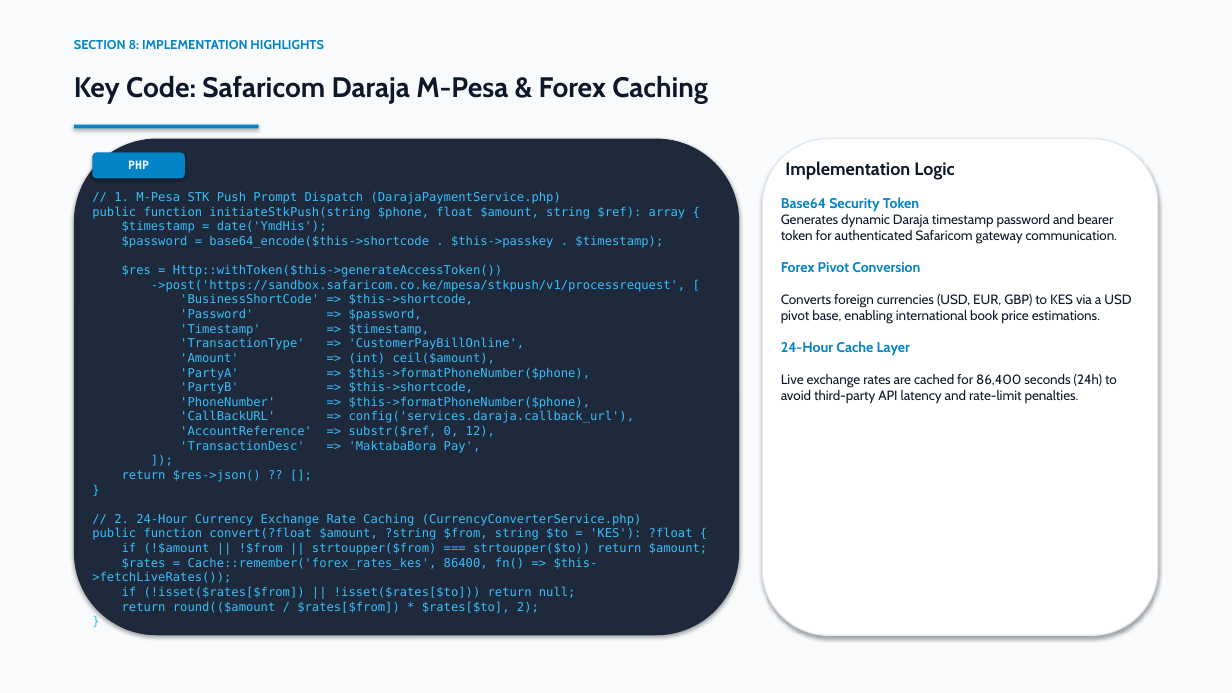
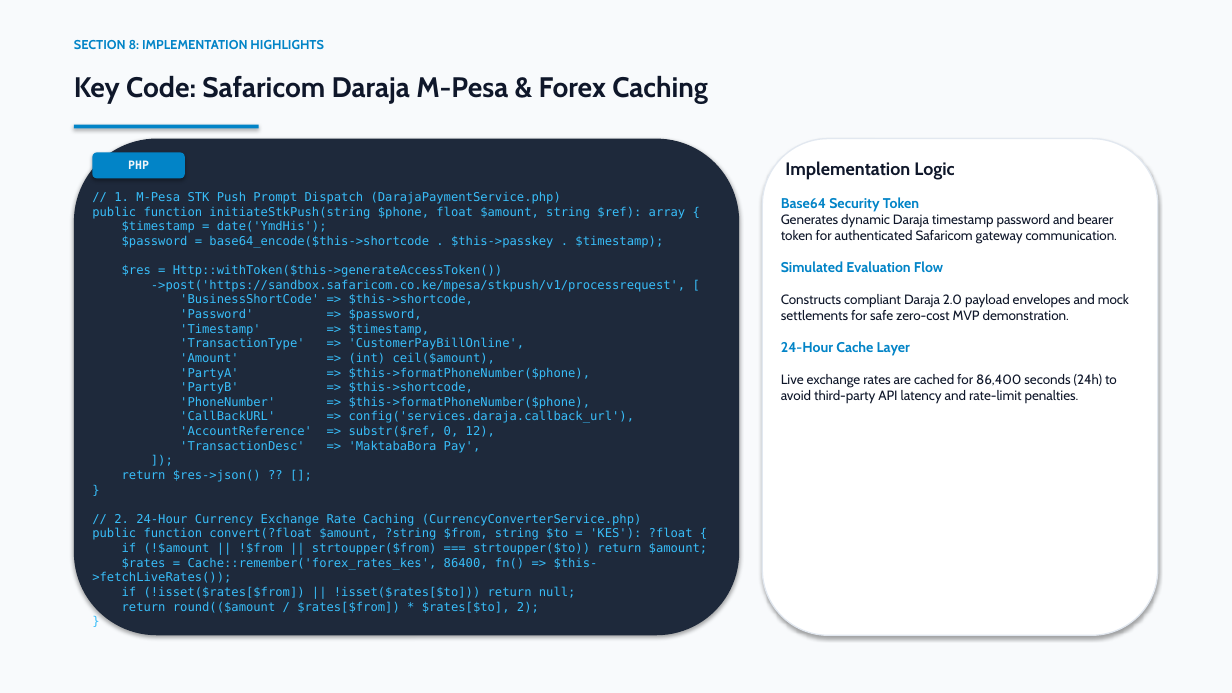
Before and after one commit to lornaarwa/MaktabaBora-Library-Management-System, a slide deck: slide 29 of docs/MaktabaBora_System_Presentation.pptx. Drawn at 1232x693 pixels with LibreOffice and Linux fonts; fonts in the diff are those of the drawing. Boxes give left, top, right and bottom in pixels: in the first picture for what was removed or moved away, otherwise in the second. Text is boxed around its words. In the diff, an @@ line names an element or a change of style, - is before the commit and + after.

```diff
--- a/docs/MaktabaBora_System_Presentation.pptx
+++ b/docs/MaktabaBora_System_Presentation.pptx
@@ text at <box>781,261,1129,320</box>: text changed @@
-Forex Pivot Conversion
-Converts foreign currencies (USD, EUR, GBP) to KES via a USD pivot base, enabling international book price estimations.
+Simulated Evaluation Flow
+Constructs compliant Daraja 2.0 payload envelopes and mock settlements for safe zero-cost MVP demonstration.
```
Also in this commit, not shown: 5 other slides changed, 2 slides added, 8 other files.
